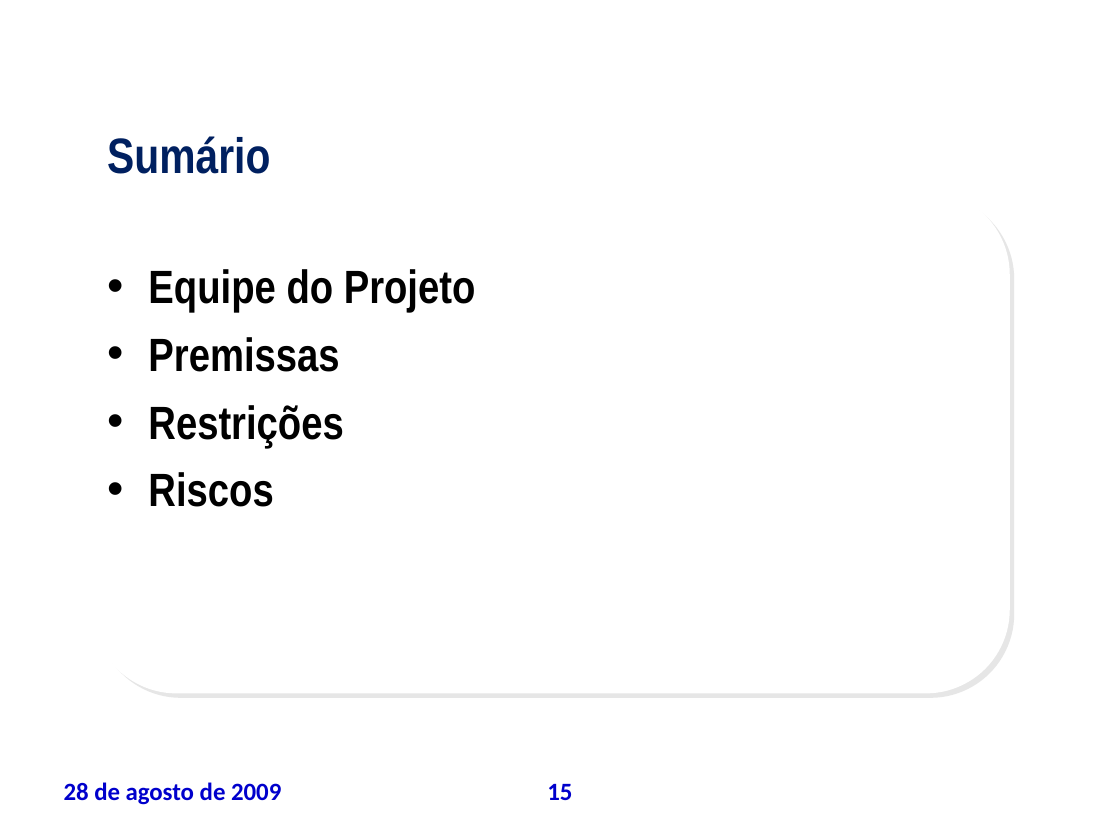
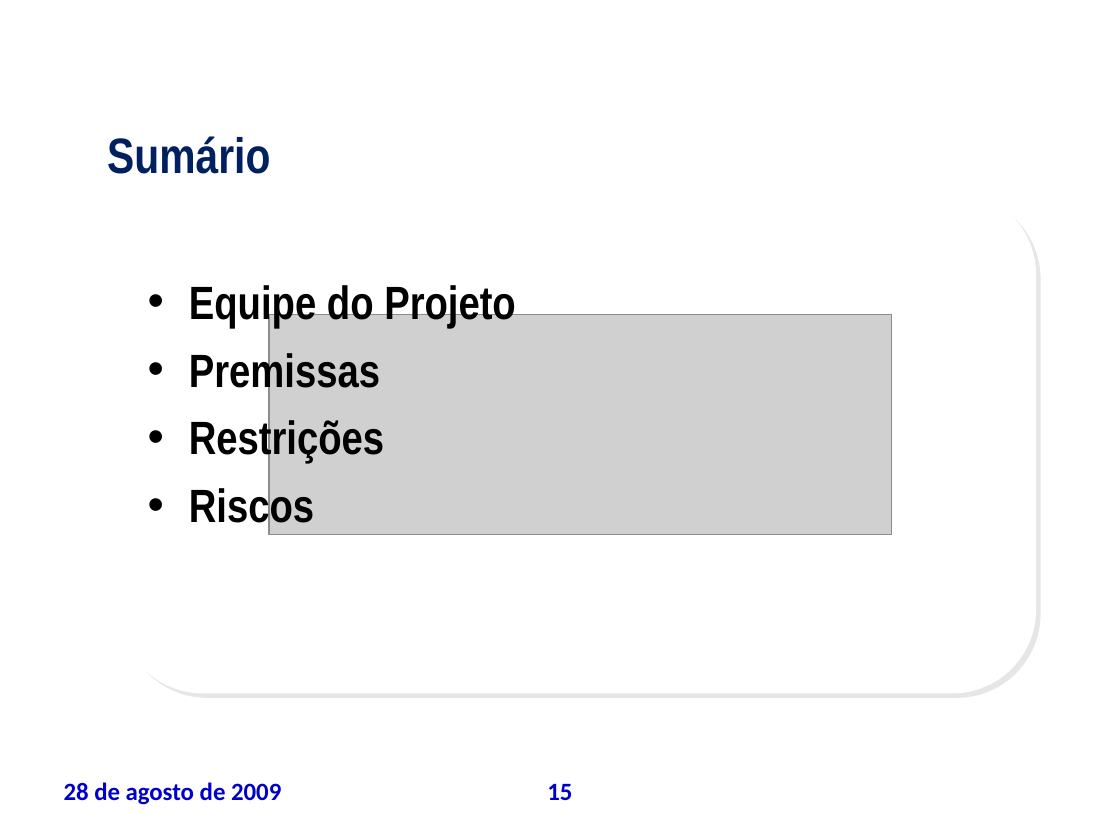
Before and after one commit to leoevaristo/psa20092, a slide deck: slide 15 of ARTEFATOS/TAP_apresentacao.ppt. Drawn at 1120x840 pixels with LibreOffice and Linux fonts; fonts in the diff are those of the drawing; grey boxes stand for pictures; background and template pictures are left out. Boxes give left, top, right and bottom in pixels: in the first picture for what was removed or moved away, otherwise in the second. Text is boxed around its words. In the diff, an @@ line names an element or a change of style, - is before the commit and + after.

```diff
--- a/ARTEFATOS/TAP_apresentacao.ppt
+++ b/ARTEFATOS/TAP_apresentacao.ppt
@@ rounded rectangle: place and size @@
-rounded rectangle at bbox=[93, 190, 1010, 693]
+rounded rectangle at bbox=[119, 190, 1036, 693]
@@ text "Equipe do Projeto" rewrapped from bbox=[148, 269, 476, 507] to bbox=[189, 282, 516, 532] @@
@@ picture added at bbox=[269, 315, 892, 535] @@
```
Also in this commit, not shown: 18 other slides changed.
